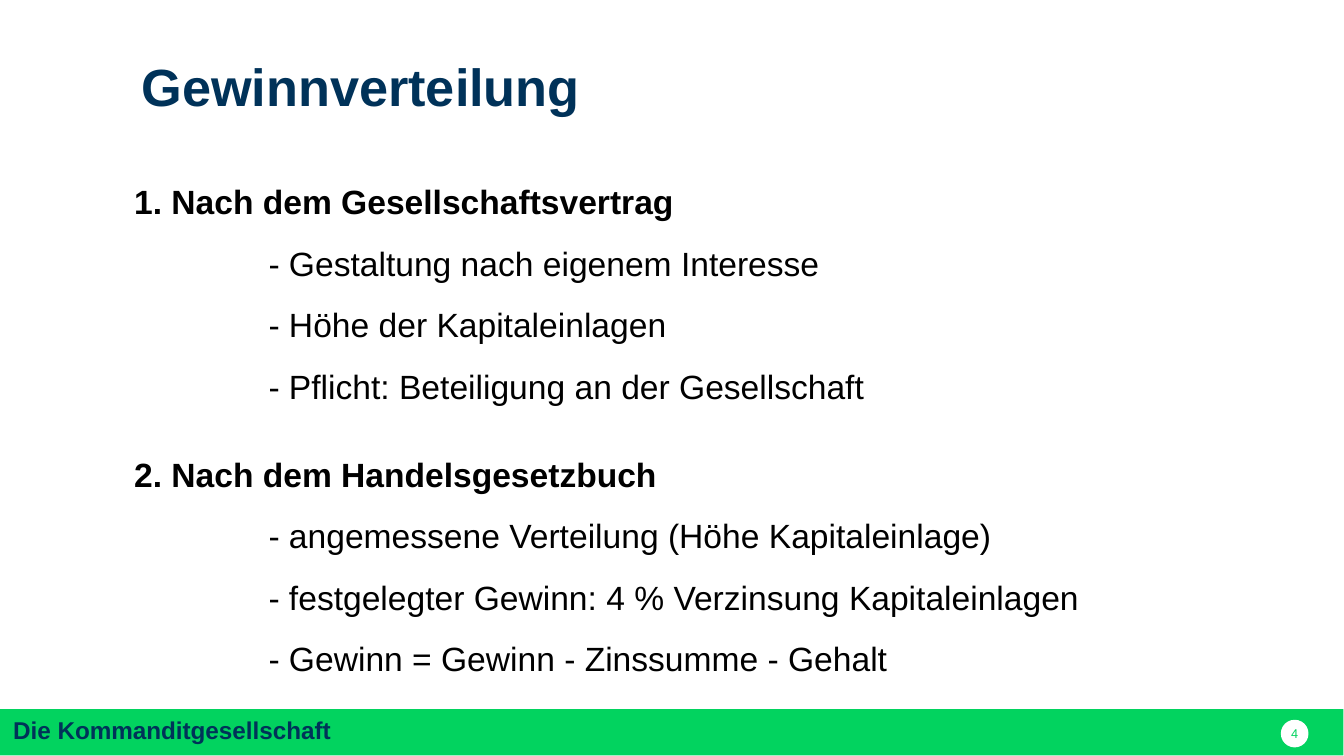
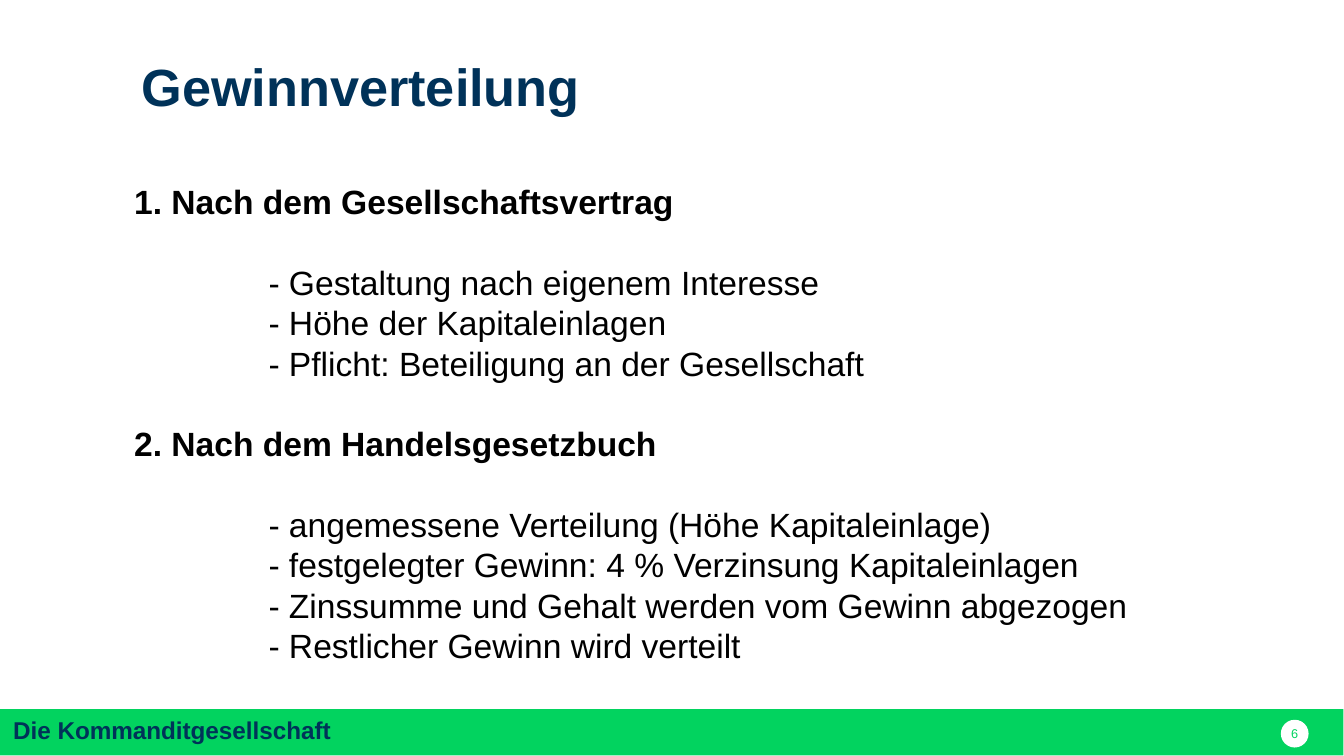
Before and after one commit to nodeg/exercises, a slide deck: slide 6 of Referat_BWP_KG_dom.pptx (slide 4 before the commit). Drawn at 1344x756 pixels with LibreOffice and Linux fonts; fonts in the diff are those of the drawing. Boxes give left, top, right and bottom in pixels: in the first picture for what was removed or moved away, otherwise in the second. Text is boxed around its words. In the diff, an @@ line names an element or a change of style, - is before the commit and + after.

```diff
--- a/Referat_BWP_KG_dom.pptx
+++ b/Referat_BWP_KG_dom.pptx
@@ text at (134, 270, 1079, 583): less space between paragraphs @@
@@ text at (289, 593, 1127, 659): text changed @@
-- Gewinn = Gewinn - Zinssumme - Gehalt
+- Zinssumme und Gehalt werden vom Gewinn abgezogen
+- Restlicher Gewinn wird verteilt
@@ page number at (1291, 729, 1298, 738): text changed @@
-4
+6
```
Also in this commit, not shown: 7 other slides changed, 2 slides added.
